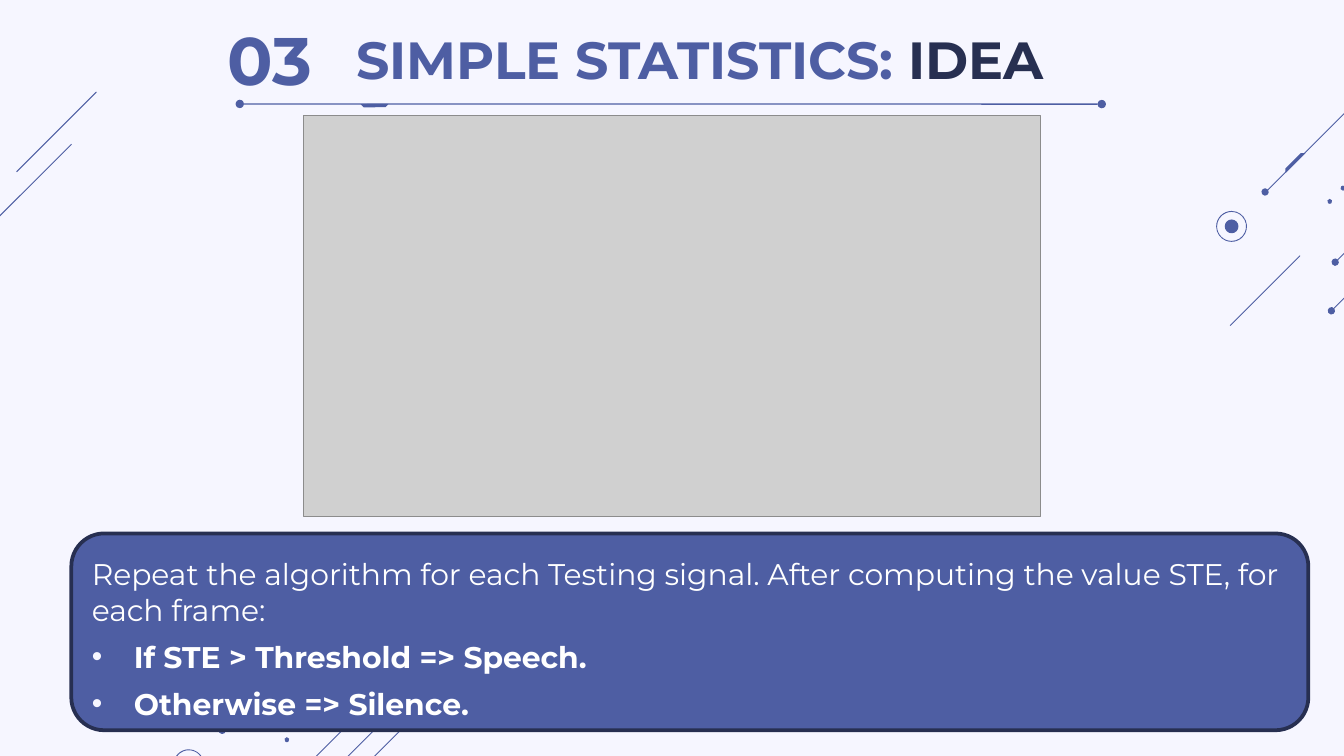
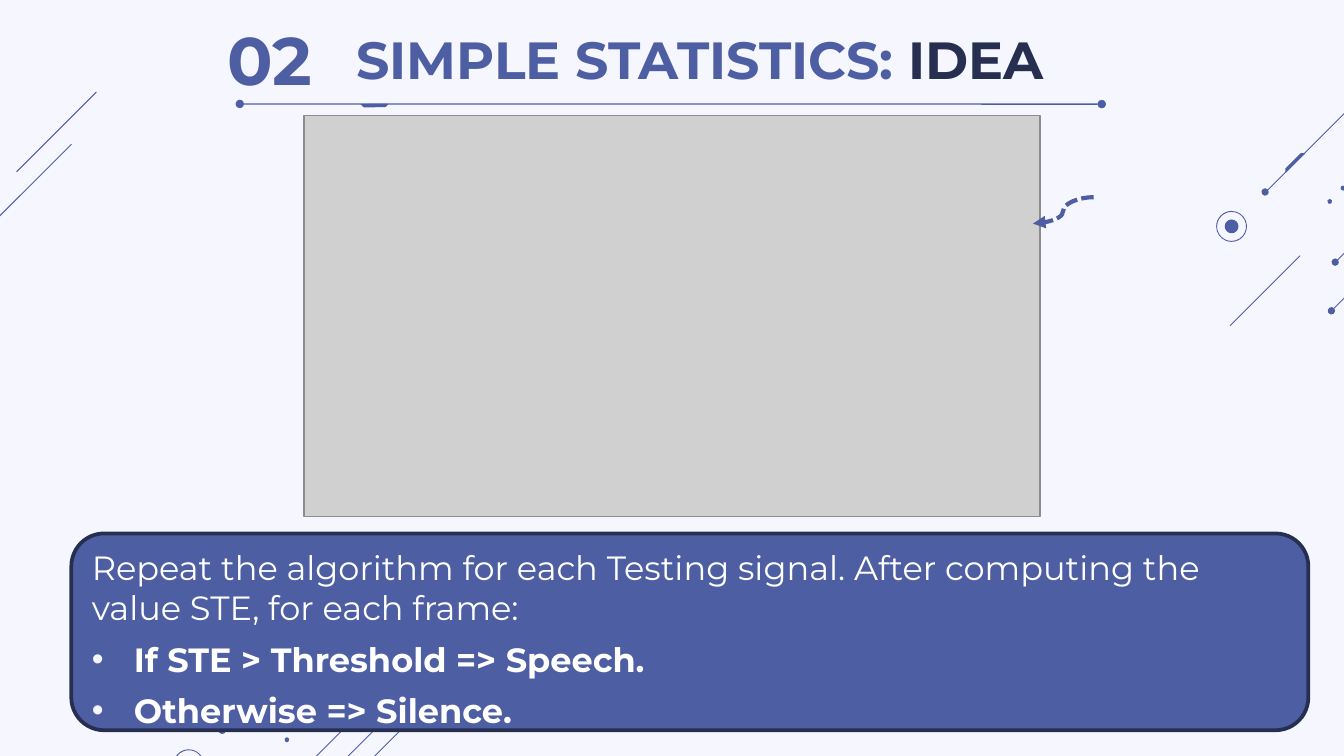
Before and after one commit to thdyqt/XLTHS, a slide deck: slide 30 of Slide.pptx (slide 44 before the commit). Drawn at 1344x756 pixels with LibreOffice and Linux fonts; fonts in the diff are those of the drawing; grey boxes stand for pictures. Boxes give left, top, right and bottom in pixels: in the first picture for what was removed or moved away, otherwise in the second. Text is boxed around its words. In the diff, an @@ line names an element or a change of style, - is before the commit and + after.

```diff
--- a/Slide.pptx
+++ b/Slide.pptx
@@ text at (227, 37, 312, 101): text changed @@
-03
+02
@@ curved arrow added from (1094, 198) to (1034, 223), #4E5EA3 2.25 pt dashed @@
@@ text "Repeat the algorithm for each ..." at (92, 555, 1200, 731): size 16 to 18 pt @@
```
Also in this commit, not shown: 23 other slides changed, 11 slides added, 9 slides removed, 3 other files.
